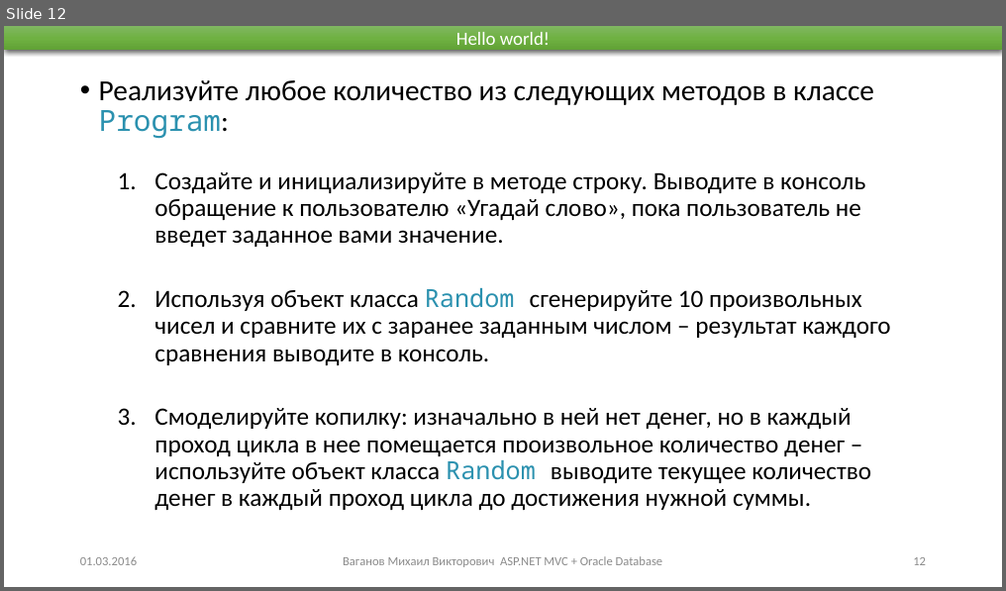
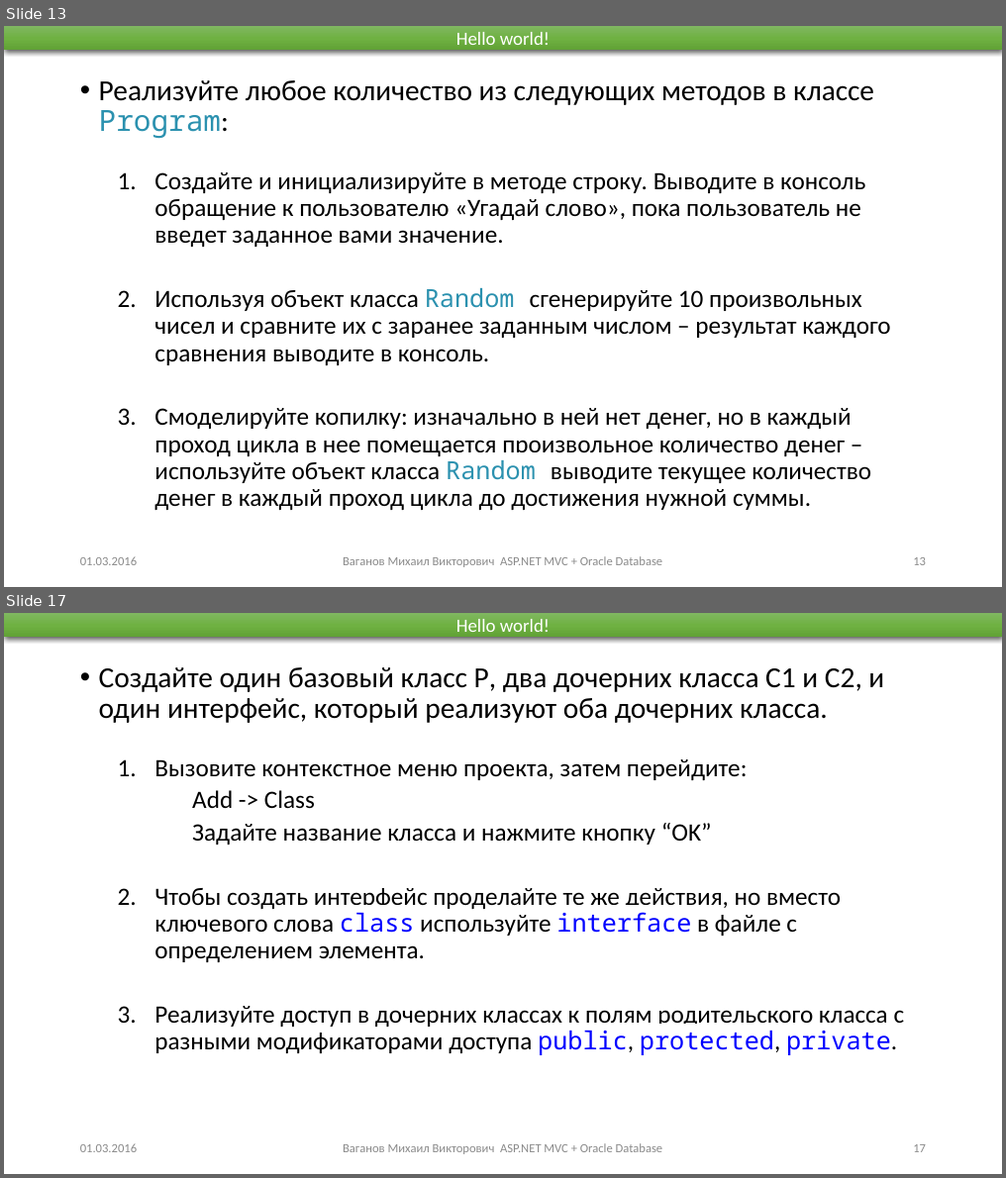
Before and after one commit to Mikhail-Vaganov/psu-applicants, a slide deck: Presentations/Занятие 1.pptx. Shown one above the other, each under a label of ours: slide 12 before the commit, slides 13 and 17 after it; the slides between them are not shown. The pictures are 1006x591 and 1006x1178 pixels, drawn with LibreOffice and Linux fonts; fonts in the diff are those of the drawing. Boxes give left, top, right and bottom in pixels: in the first picture for what was removed or moved away, otherwise in the second. Text is boxed around its words. In the diff, an @@ line names an element or a change of style, - is before the commit and + after.

```diff
--- a/Presentations/Занятие 1.pptx
+++ b/Presentations/Занятие 1.pptx
@@ slide 17 added at (4, 613, 1002, 1174), background #FFFFFF @@
@@ rectangle added at (4, 613, 1002, 637), fill gradient #81B861 to #6FB242 to #62A336, 18 pt, text #FFFFFF @@
+Hello world!
@@ text added at (99, 667, 884, 723), 28 pt, text #000000 @@
+• Создайте один базовый класс P, два дочерних класса C1 и С2, и один интерфейс, который реализуют оба дочерних класса.
@@ text added at (154, 760, 905, 1056), 24 pt, text #000000 @@
+  1. Вызовите контекстное меню проекта, затем перейдите:
+  Add -> Class
+  Задайте название класса и нажмите кнопку “OK”
+  2. Чтобы создать интерфейс проделайте те же действия, но вместо ключевого слова class используйте interface в файле с определением элемента.
+  3. Реализуйте доступ в дочерних классах к полям родительского класса с разными модификаторами доступа public, protected, private.
@@ text added at (80, 1144, 137, 1153), 12 pt, text #8C8C8C @@
+01.03.2016
@@ text added at (343, 1144, 663, 1155), 12 pt, text #8C8C8C @@
+Ваганов Михаил Викторович ASP.NET MVC + Oracle Database
@@ page number added at (913, 1145, 926, 1153), 12 pt, text #8C8C8C @@
+17
@@ what was slide 12 is now slide 13 @@
```
Also in this commit, not shown: 3 slides changed, 5 other slides added, 6 other files.
